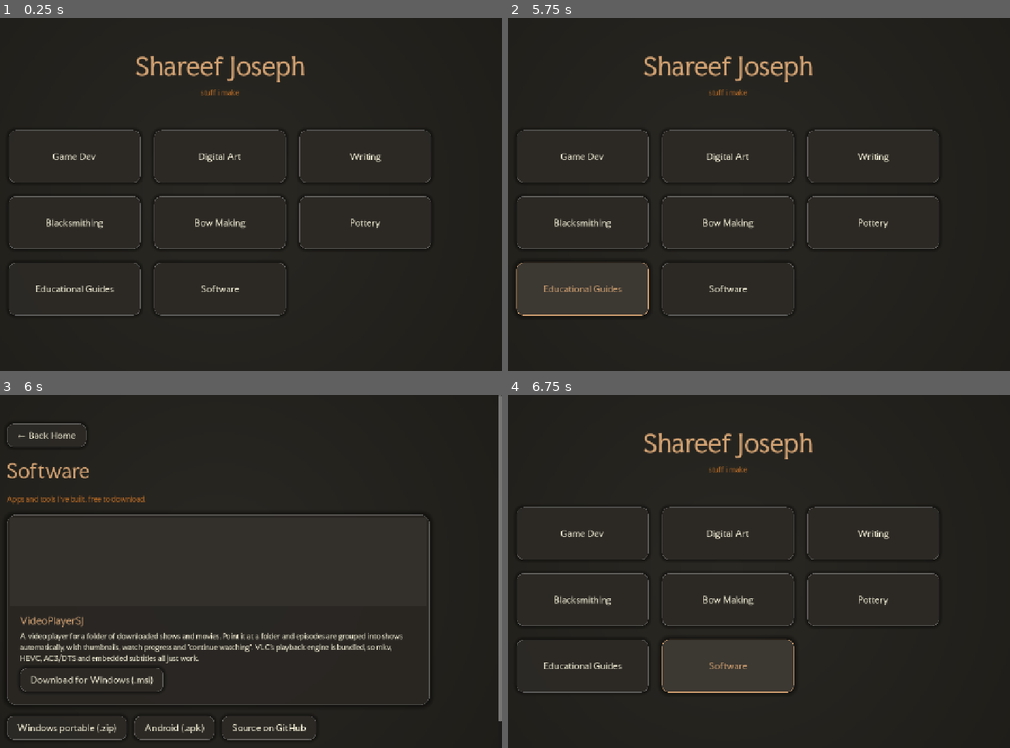
Above: before the commit, frames 1-4 (two rows, left to right).
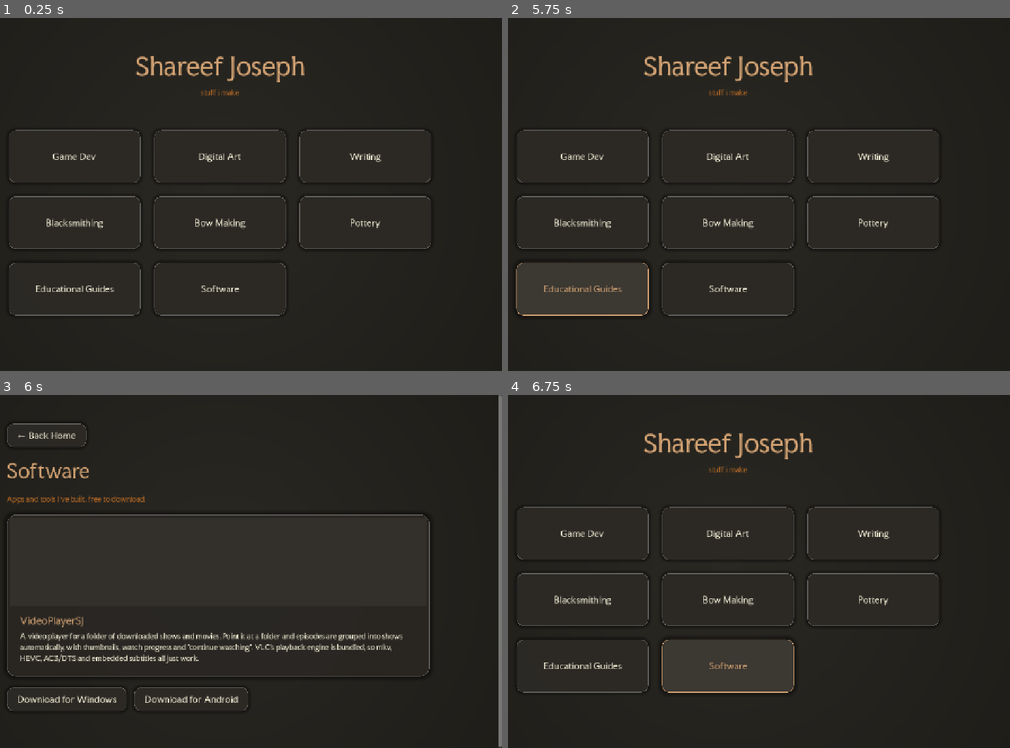
Above: after the commit, the same moments.

Repository: Amez73/website
Game: Godot game, scene res://scenes/LandingPage.tscn
Same seed, same stepped clock (60 frames per second), same inputs: the game is played once before the commit and once after it.
Inputs:
- Up to frame 1 (0.25 s): no input
- Up to frame 2 (5.75 s): click "Game Dev" at 0.5 s; click "Digital Art" at 1.25 s; click "Writing" at 2 s; click "Blacksmithing" at 2.75 s; click "Bow Making" at 3.5 s; click "Pottery" at 4.25 s; click "Educational Guides" at 5 s
- Up to frame 3 (6 s): click "Software" at 5.75 s
- Up to frame 4 (6.75 s): click "← Back Home" at 6.5 s

Frames 1-2 are identical in both runs. In frame 3, 2.1% of the frame differs, in the area x 1-100%, y 77-100%; in frame 4, nothing differs.

Commit message:
Software page: direct Windows/Android download buttons
Downloads start in place via a hidden <a download> instead of opening a
new tab, and the extra portable/source links are gone.

Co-Authored-By: Claude Opus 5.5 <noreply@anthropic.com>

Diff:
--- a/scenes/pages/Software.tscn
+++ b/scenes/pages/Software.tscn
@@ -64,30 +64,22 @@
 image_texture = ExtResource("4")
 title_text = "VideoPlayerSJ"
 description = "A video player for a folder of downloaded shows and movies. Point it at a folder and episodes are groupe …(181 unchanged characters)…
-link_text = "Download for Windows (.msi)"
-external_url = "https://github.com/Amez73/VideoPlayerSJ/releases/download/latest/VideoPlayerSJ-Windows-Installer.msi"
 
-[node name="VideoPlayerSJOther" type="HBoxContainer" parent="Scroll/Row/Column"]
+[node name="Downloads" type="HBoxContainer" parent="Scroll/Row/Column"]
 layout_mode = 2
 theme_override_constants/separation = 16
 
-[node name="Portable" type="Button" parent="Scroll/Row/Column/VideoPlayerSJOther"]
+[node name="Desktop" type="Button" parent="Scroll/Row/Column/Downloads"]
 layout_mode = 2
-text = "Windows portable (.zip)"
+text = "Download for Windows"
 script = ExtResource("2")
-external_url = "https://github.com/Amez73/VideoPlayerSJ/releases/download/latest/VideoPlayerSJ-windows-portable.zip"
+download_url = "https://github.com/Amez73/VideoPlayerSJ/releases/download/latest/VideoPlayerSJ-Windows-Installer.msi"
 
-[node name="Android" type="Button" parent="Scroll/Row/Column/VideoPlayerSJOther"]
+[node name="Android" type="Button" parent="Scroll/Row/Column/Downloads"]
 layout_mode = 2
-text = "Android (.apk)"
+text = "Download for Android"
 script = ExtResource("2")
-external_url = "https://github.com/Amez73/VideoPlayerSJ/releases/download/latest/app-debug.apk"
-
-[node name="Source" type="Button" parent="Scroll/Row/Column/VideoPlayerSJOther"]
-layout_mode = 2
-text = "Source on GitHub"
-script = ExtResource("2")
-external_url = "https://github.com/Amez73/VideoPlayerSJ"
+download_url = "https://github.com/Amez73/VideoPlayerSJ/releases/download/latest/app-debug.apk"
 
 [node name="BottomSpacer" type="Control" parent="Scroll/Row/Column"]
 custom_minimum_size = Vector2(0, 60)
--- a/scripts/nav_button.gd
+++ b/scripts/nav_button.gd
@@ -2,16 +2,31 @@
 ## Attach to any Button to make it navigate. In the Inspector set ONE of:
 ##   Target Scene  -> opens another page  (e.g. res://scenes/pages/Pottery.tscn)
 ##   External Url  -> opens a browser tab (e.g. writing.html, an itch.io link)
+##   Download Url  -> downloads a file straight away, no new tab
 ## This is behaviour only — the button's look and text are set on the node.
 
 @export_file("*.tscn") var target_scene: String = ""
 @export var external_url: String = ""
+@export var download_url: String = ""
 
 func _ready() -> void:
 	pressed.connect(_on_pressed)
 
 func _on_pressed() -> void:
-	if not external_url.is_empty():
+	if not download_url.is_empty():
+		_download(download_url)
+	elif not external_url.is_empty():
 		OS.shell_open(external_url)
 	elif not target_scene.is_empty():
 		get_tree().change_scene_to_file(target_scene)
+
+func _download(url: String) -> void:
+	if OS.has_feature("web"):
+		# A hidden <a download> click starts the download without leaving the page.
+		JavaScriptBridge.eval("""
+			const a = document.createElement('a');
+			a.href = %s; a.download = ''; a.style.display = 'none';
+			document.body.appendChild(a); a.click(); a.remove();
+		""" % JSON.stringify(url))
+	else:
+		OS.shell_open(url)
